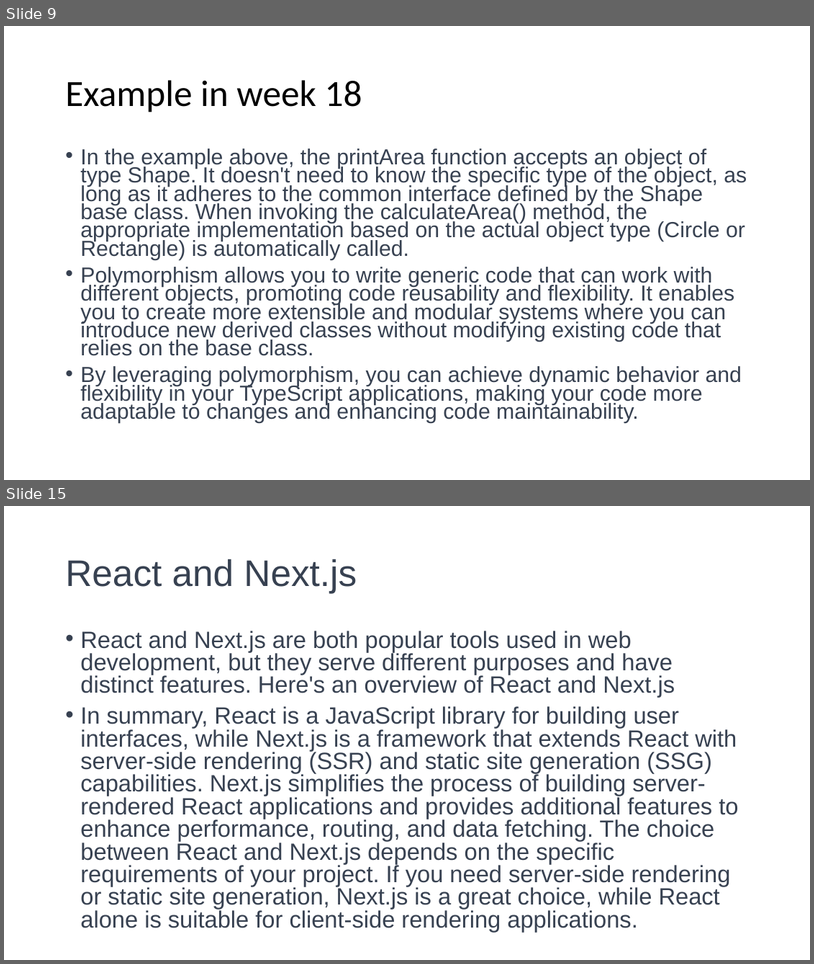
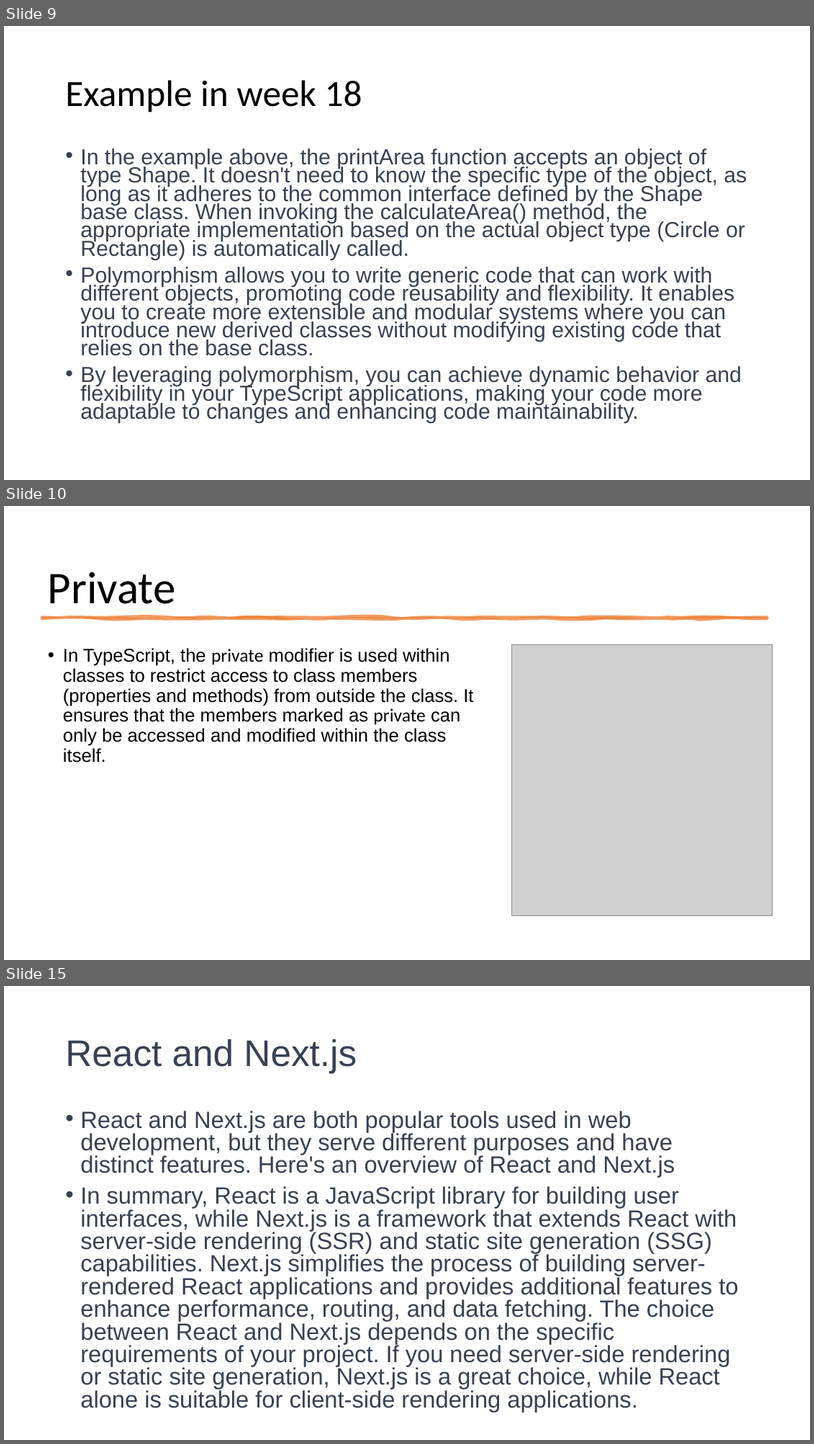
Before and after one commit to 1shaked/full-stack, a slide deck: 19ass/19ass.pptx. Shown one above the other, each under a label of ours: slides 9 and 15 before the commit, slides 9, 10 and 15 after it; the slides between them are not shown. The pictures are 814x964 and 814x1444 pixels, drawn with LibreOffice and Linux fonts; fonts in the diff are those of the drawing; grey boxes stand for pictures. Boxes give left, top, right and bottom in pixels: in the first picture for what was removed or moved away, otherwise in the second. Text is boxed around its words. In the diff, an @@ line names an element or a change of style, - is before the commit and + after.

```diff
--- a/19ass/19ass.pptx
+++ b/19ass/19ass.pptx
@@ slide 10 added at bbox=[4, 506, 810, 960], background #FFFFFF @@
@@ title added at bbox=[48, 572, 176, 604], 54 pt, text #000000 @@
+Private
@@ freeform shape added at bbox=[42, 618, 768, 618], fill #ED7D31 at 75% opacity, outline #ED7D31 3.5 pt @@
@@ text added at bbox=[63, 648, 473, 762], 22 pt, text #000000 @@
+• In TypeScript, the private modifier is used within classes to restrict access to class members (properties and methods) from outside the class. It ensures that the members marked as private can only be accessed and modified within the class itself.
@@ picture added at bbox=[512, 644, 772, 916] @@
```
Also in this commit, not shown: 2 other slides added, 3 slides removed, 8 other files.
